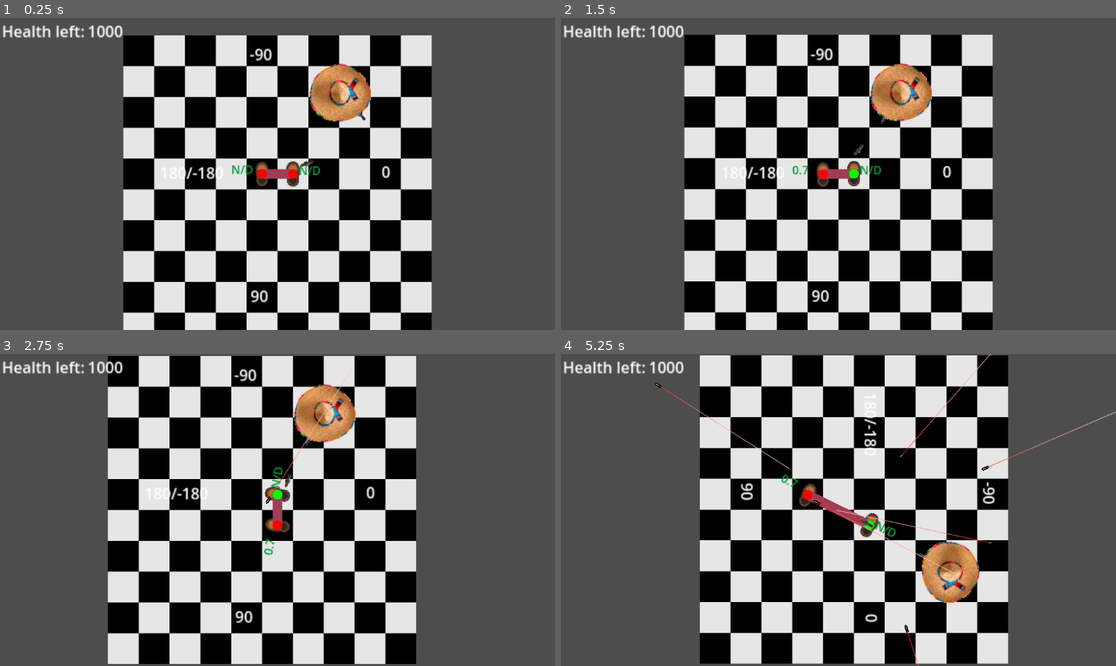
Above: before the commit, frames 1-4 (two rows, left to right).
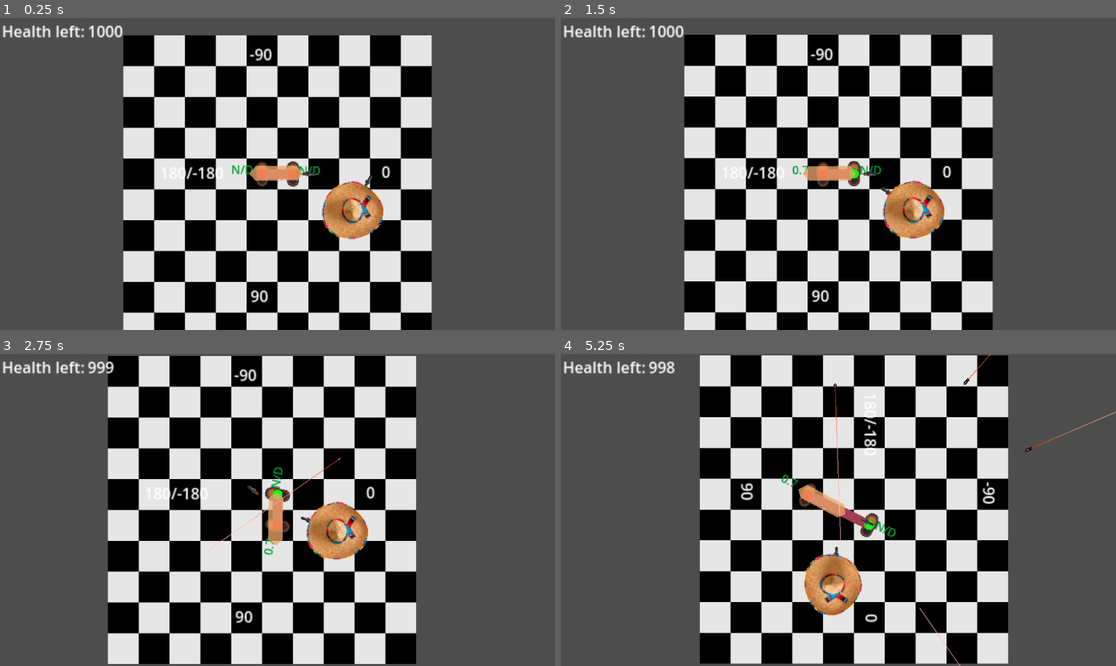
Above: after the commit, the same moments.

Repository: Meatplanter/Kelp_44
Game: Godot game, scene res://game.tscn
The game is run twice, just before and just after one commit, with the same random seed, the same clock (stepped at 60 frames per second) and the same inputs.
Inputs:
- Up to frame 1 (0.25 s): no input
- Up to frame 2 (1.5 s): hold D (LS_move_right) 0.53-1.28 s; hold M (ChangeMode) 0.53-1.28 s; hold X (LS_move_down) from 1.28 s (still down); tap M (ChangeMode) at 1.35 s
- Up to frame 3 (2.75 s): release X (LS_move_down) at 2.03 s; hold D (LS_move_right) from 2.03 s (still down); hold M (ChangeMode) from 2.03 s (still down)
- Up to frame 4 (5.25 s): release D (LS_move_right) at 2.78 s; release M (ChangeMode) at 2.78 s; hold Q (LS_move_leftup) 2.78-3.53 s; tap M (ChangeMode) at 2.85, 4.35 s; hold M (ChangeMode) 3.53-4.28 s; hold A (LS_move_left) 3.53-5.03 s; hold X (LS_move_down) from 5.03 s (still down); hold M (ChangeMode) from 5.03 s (still down)

The runs differ from the first frame. In frame 1, 3.7% of the frame differs, in the area x 44-70%, y 14-72%; in frame 2, 3.7%; in frame 3, 4.0%; in frame 4, 4.5%, in the area x 15-96%, y 0-100%.

Commit message:
Dodany wobbly tors z hitboxem

Diff:
--- a/CharBody.gd
+++ b/CharBody.gd
@@ -1,5 +1,6 @@
 extends Line2D
 
+var tween: Tween
 var midpoint = Vector2(0,16)
 var focus = Vector2(0,0)
 var bodylength = 32
@@ -12,11 +13,11 @@
 # Called when the node enters the scene tree for the first time.
 func _ready() -> void:
 	#Adding initial collision shape
-	add_child(static_body)
-	collision_shape.shape = SegmentShape2D.new()
-	collision_shape.shape.a = %LeftShoe.global_position
-	collision_shape.shape.b = %RightShoe.global_position
-	static_body.add_child(collision_shape)
+	#add_child(static_body)
+	#collision_shape.shape = SegmentShape2D.new()
+	#collision_shape.shape.a = %LeftShoe.global_position
+	#collision_shape.shape.b = %RightShoe.global_position
+	#static_body.add_child(collision_shape)
 	#Adding global reference to dig into variables from anywhere
 	Global.CharBodyNode = self
 
@@ -45,8 +46,8 @@
 	bodylength = get_point_position(0).distance_to(get_point_position(1))
 	cameraCounter = int(midpoint.angle_to_point(focus) * 180 / PI) #przekształcanie radianów na stopnie licząc od osi X
 	#Global.orientation = midpoint.angle_to_point(focus)
-	collision_shape.shape.a = %LeftShoe.global_position
-	collision_shape.shape.b = %RightShoe.global_position
+	#collision_shape.shape.a = %LeftShoe.global_position
+	#collision_shape.shape.b = %RightShoe.global_position
 
 	if cameraState == 0 && cameraCounter == 0:
 		cameraState = 1
@@ -87,6 +88,10 @@
 			$Marker2D/GameOver/ColorRect/LabelEnemiesKilled.visible = true
 
 	Global.cameraState = cameraState
+	#print((Vector2(%RightShoe.targPos[0],%RightShoe.targPos[1]) + Vector2(%LeftShoe.targPos[0],%LeftShoe.targPos[1])) / 2) to jest target midpoint
+	#%Torso.look_at(focus)
+	#%Torso.rotate(PI/2)
+
 	queue_redraw()
 	#var orientationDegrees = rad_to_deg(Global.bodyRotationCumulative.angle_to((Global.focus - Global.midpoint).normalized())+PI/2)
 	#print(Global.bodyRotationCumulative)
--- a/CharBody.tscn
+++ b/CharBody.tscn
@@ -6,6 +6,7 @@
 [ext_resource type="Script" uid="uid://c63kxpwm4xegy" path="res://marker_2d.gd" id="4_e8thm"]
 [ext_resource type="PackedScene" uid="uid://27towt3jaocl" path="res://gun.tscn" id="5_iaqfm"]
 [ext_resource type="Script" uid="uid://g7fnkyhbdemq" path="res://hp_left.gd" id="5_sl5bb"]
+[ext_resource type="PackedScene" uid="uid://dmant07862ycy" path="res://torso.tscn" id="6_7aaa2"]
 
 [node name="CharBody" type="CharacterBody2D"]
 visibility_layer = 2
@@ -93,13 +94,17 @@
 theme_override_font_sizes/font_size = 50
 text = "Enemies killed: "
 
-[node name="Timer" type="Timer" parent="."]
-wait_time = 2.0
-autostart = true
+[node name="Torso" parent="." instance=ExtResource("6_7aaa2")]
+unique_name_in_owner = true
+position = Vector2(16, -1)
 
 [node name="Gun" parent="." instance=ExtResource("5_iaqfm")]
 light_mask = 3
 visibility_layer = 3
 position = Vector2(16, 0)
 
+[node name="Timer" type="Timer" parent="."]
+wait_time = 2.0
+autostart = true
+
 [connection signal="timeout" from="Timer" to="CharBody" method="_on_timer_timeout"]
--- a/game.gd
+++ b/game.gd
@@ -42,7 +42,12 @@
 		$BulletSpawnTime.set_paused(0)
 	Global.gameSpeed = gameSpeed
 
-
+	if Global.leftWeighted == true && Global.rightWeighted == true:
+		Global.weightedShoe = "both"
+	elif Global.leftWeighted == true && Global.rightWeighted == false:
+		Global.weightedShoe = "left"
+	elif Global.leftWeighted == false && Global.rightWeighted == true:
+		Global.weightedShoe = "right"
 
 func _input(event: InputEvent) -> void:
 	if event.is_action_pressed("ChangeMode") && Global.gameMode == 0:
--- a/game.tscn
+++ b/game.tscn
@@ -46,9 +46,6 @@
 wait_time = 2.0
 autostart = true
 
-[node name="Enemy2" parent="." instance=ExtResource("4_fc0e3")]
-position = Vector2(81, -85)
-
 [node name="Label" type="Label" parent="."]
 offset_left = -12.0
 offset_top = 115.0
@@ -77,5 +74,8 @@
 offset_bottom = -113.0
 text = "-90"
 
+[node name="Enemy" parent="." instance=ExtResource("4_fc0e3")]
+position = Vector2(94, 37)
+
 [connection signal="timeout" from="BulletSpawnTime" to="." method="_on_bullet_spawn_time_timeout"]
 [connection signal="timeout" from="SlomoBulletSpawnTime" to="." method="_on_slomo_bullet_spawn_time_timeout"]
--- a/global.gd
+++ b/global.gd
@@ -38,6 +38,7 @@
 var canMove = true
 var leftWeighted = true
 var rightWeighted = true
+var weightedShoe = "both"
 
 #rotations
 var bodyRotationCumulative = rad_to_deg(-PI/2) #also initial orientation
@@ -47,10 +48,10 @@
 
 #gun & bullets
 var aimingSpeed = 1
-var bulletSpeed = 200
+var bulletSpeed = 150
 var bulletRange = 1000
 
 
 #enemy
-var enemyHealth = 100
+var enemyHealth = 200
 var enemyRange = 300
--- a/gun.gd
+++ b/gun.gd
@@ -40,7 +40,7 @@
 			var gunPointing = -(rotationVector.angle_to(orientation))
 			var aimAngle = clamped_angle - gunPointing
 
-			#print ("clamped_angle to enemy: ",rad_to_deg(clamped_angle)," gunPointing: ",rad_to_deg(gunPointing)," aimAngle: ",rad_to_deg(aimAngle))
+			print ("clamped_angle to enemy: ",rad_to_deg(clamped_angle)," gunPointing: ",rad_to_deg(gunPointing)," aimAngle: ",rad_to_deg(aimAngle))
 
 			tween = create_tween()
 			#var rot = rotation_degrees
--- /dev/null
+++ b/torso.gd
@@ -0,0 +1,22 @@
+extends CharacterBody2D
+
+var tween: Tween
+var move_speed: float = 50.0 * Global.gameSpeed
+
+func _process(delta: float) -> void:
+	look_at(Global.focus)
+	rotate(PI/2)
+
+
+func _physics_process(delta: float) -> void:
+	var target_position: Vector2
+
+	match Global.weightedShoe:
+		"both":
+			target_position = Global.midpoint
+		"left":
+			target_position = (Global.midpoint + %LeftShoe.global_position) / 2
+		"right":
+			target_position = (Global.midpoint + %RightShoe.global_position) / 2
+
+	global_position = global_position.move_toward(target_position, move_speed * delta)
--- /dev/null
+++ b/torso.tscn
@@ -0,0 +1,21 @@
+[gd_scene load_steps=3 format=3 uid="uid://dmant07862ycy"]
+
+[ext_resource type="Script" uid="uid://clo8fxrvg1r84" path="res://torso.gd" id="1_50s6g"]
+
+[sub_resource type="CapsuleShape2D" id="CapsuleShape2D_gher4"]
+radius = 7.0
+height = 54.0
+
+[node name="Torso" type="CharacterBody2D"]
+script = ExtResource("1_50s6g")
+
+[node name="Polygon2D" type="Polygon2D" parent="."]
+position = Vector2(0.381481, 0)
+scale = Vector2(0.770553, 0.516293)
+color = Color(0.929412, 0.658824, 0.419608, 0.756863)
+polygon = PackedVector2Array(-30.0741, -16.1538, 25.9259, -16.1538, 33.598, -0.0288615, 26, 13, -30.28, 13.2194, -38.1304, 0)
+
+[node name="CollisionShape2D" type="CollisionShape2D" parent="."]
+position = Vector2(-1, -1)
+rotation = 1.5708
+shape = SubResource("CapsuleShape2D_gher4")
Not shown: 1 places in CharBody.tscn that only renumber resources
Not shown, added: torso.gd.uid
